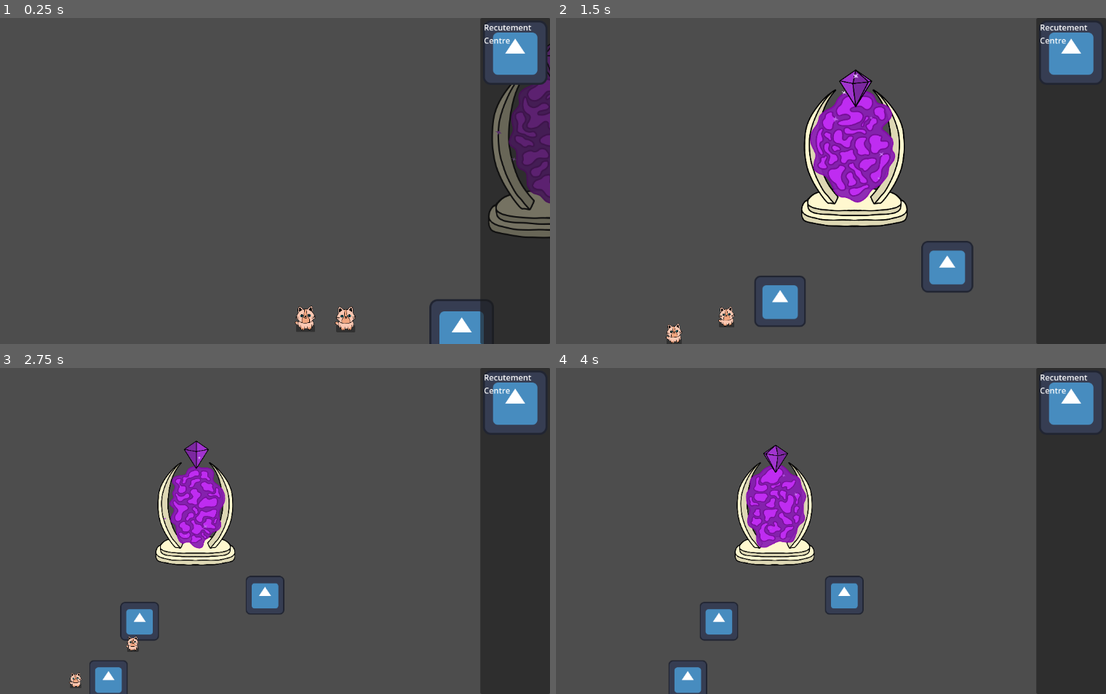
Above: before the commit, frames 1-4 (two rows, left to right).
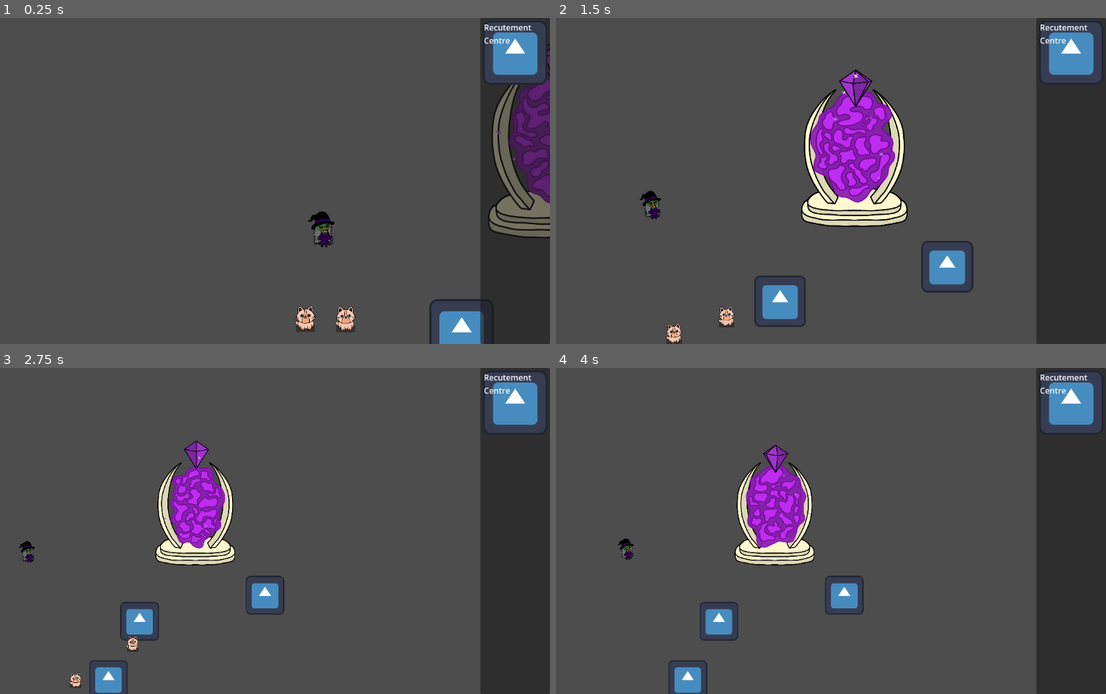
Above: after the commit, the same moments.

Repository: CiaranWoodward/LD55
Game: Godot game, scene res://Map/GameMap.tscn
Two runs of this game, one before a commit and one after it. Both use one fixed random seed, a clock stepped at 60 frames per second and the inputs below. The engine's default icon, where the game draws it, is replaced by a stand-in: a white triangle on a blue panel in a dark square.
Inputs (mouse positions are in pixels of both pictures, inside the frame that each line leads up to):
- Up to frame 1 (0.25 s): no input
- Up to frame 2 (1.5 s): move the mouse to (941, 164) at 0.52 s; hold Right (ui_right) 0.53-1.25 s; hold Mouse wheel down (zoom_in) 0.53-1.25 s; click (941, 164) at 0.67 s; drag from (699, 197) to (809, 301) at 1.27 s
- Up to frame 3 (2.75 s): move the mouse to (319, 459) at 2.02 s; hold Right (ui_right) from 2.03 s (still down); hold Mouse wheel down (zoom_in) from 2.03 s (still down); click (319, 459) at 2.17 s
- Up to frame 4 (4 s): release Right (ui_right) at 2.75 s; release Mouse wheel down (zoom_in) at 2.75 s; drag from (787, 596) to (748, 514) at 2.77 s; move the mouse to (990, 579) at 3.52 s; hold Left (ui_left) from 3.53 s (still down); hold Mouse wheel down (zoom_in) from 3.53 s (still down); click (990, 579) at 3.67 s

The runs differ from the first frame. In frame 1, 0.3% of the frame differs, in the area x 55-61%, y 59-71%; in frame 2, 0.2%; in frame 3, 0.1%; in frame 4, 0.1%.

Commit message:
Make picked up people show at the front

Diff:
--- a/Characters/BaseCharacter.gd
+++ b/Characters/BaseCharacter.gd
@@ -86,6 +86,7 @@
 	current_target = null
 	_stashed_collision_layer = collision_layer
 	collision_layer = 0
+	z_index = 1
 	_new_pickup_tween()
 	_pick_up_tween.parallel().tween_property($Graphic, "position", Vector2(0, -pickup_height), 0.2)
 	_pick_up_tween.parallel().tween_property($Graphic, "scale", Vector2(0.9,1.1), 0.2)
@@ -112,6 +113,7 @@
 	_pick_up_tween.parallel().tween_property(self, "_pickup_offset", Vector2.ZERO, 0.2)
 	_pick_up_tween.parallel().tween_property($Shadow, "scale", Vector2(1,1), 0.2)
 	collision_layer = _stashed_collision_layer
+	z_index = 0
 	velocity = Vector2.ZERO
 	var building = Global.game_map.get_building_at_point(global_position)
 	if is_instance_valid(building):
--- a/Map/GameMap.tscn
+++ b/Map/GameMap.tscn
@@ -6,6 +6,7 @@
 [ext_resource type="PackedScene" uid="uid://cx4vxmlqmobql" path="res://UI/HUD.tscn" id="3_o1tnc"]
 [ext_resource type="PackedScene" uid="uid://ckplrxq1lxetw" path="res://UI/Cursor.tscn" id="4_0ycld"]
 [ext_resource type="PackedScene" uid="uid://dr3k135c6aj68" path="res://Characters/Cat.tscn" id="4_1crc1"]
+[ext_resource type="PackedScene" uid="uid://dol2yvdyffyc5" path="res://Characters/Witch.tscn" id="5_g2ini"]
 [ext_resource type="Script" path="res://Map/PlayerCam.gd" id="6_5o6ap"]
 
 [sub_resource type="NavigationPolygon" id="NavigationPolygon_imvrd"]
@@ -40,6 +41,9 @@
 [node name="Cat3" parent="NavigationRegion2D" instance=ExtResource("4_1crc1")]
 position = Vector2(188, 342)
 
+[node name="Witch" parent="NavigationRegion2D" instance=ExtResource("5_g2ini")]
+position = Vector2(136, 100)
+
 [node name="Hud" parent="." instance=ExtResource("3_o1tnc")]
 
 [node name="Cursor" parent="." instance=ExtResource("4_0ycld")]
--- a/project.godot
+++ b/project.godot
@@ -42,3 +42,4 @@
 [rendering]
 
 renderer/rendering_method="mobile"
+anti_aliasing/quality/msaa_2d=1
Not shown: 1 places in Map/GameMap.tscn that only renumber resources
